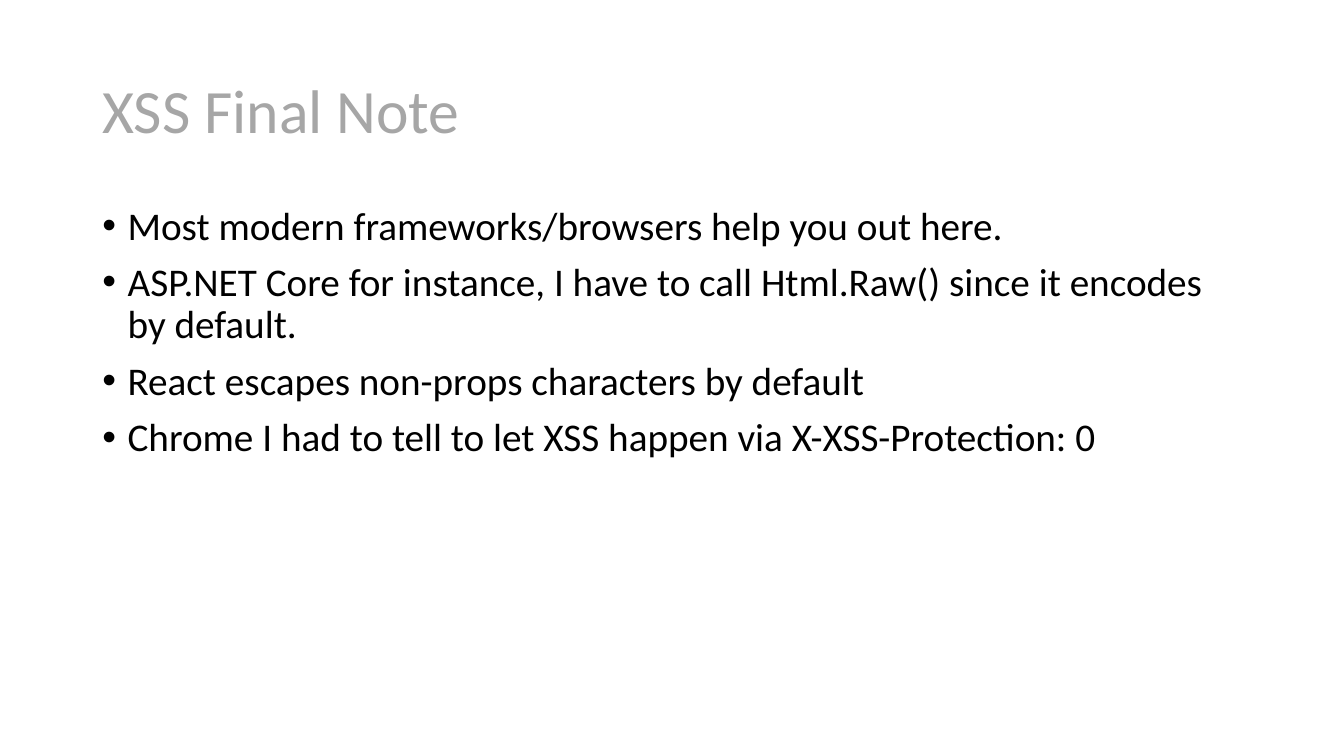
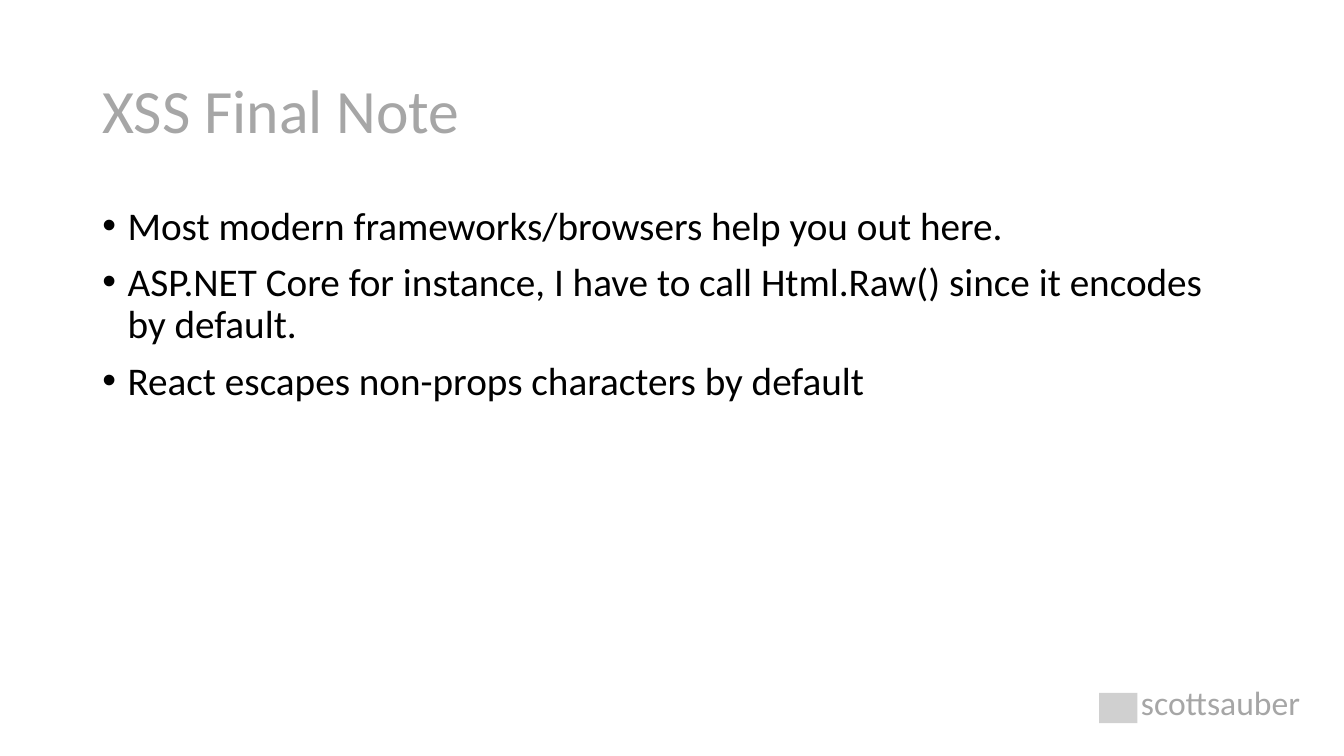
Before and after one commit to nirzaf/DotNetWorkShopTalk, a slide deck: slide 29 of 2021-1-27 - NDC London - Security Headers/Security Headers Explained.pptx. Drawn at 1344x756 pixels with LibreOffice and Linux fonts; fonts in the diff are those of the drawing; grey boxes stand for pictures. Boxes give left, top, right and bottom in pixels: in the first picture for what was removed or moved away, otherwise in the second. Text is boxed around its words. In the diff, an @@ line names an element or a change of style, - is before the commit and + after.

```diff
--- a/2021-1-27 - NDC London - Security Headers/Security Headers Explained.pptx
+++ b/2021-1-27 - NDC London - Security Headers/Security Headers Explained.pptx
@@ text at [128, 423, 1095, 458]: paragraph removed @@
-• Chrome I had to tell to let XSS happen via X-XSS-Protection: 0
@@ picture added at [1099, 693, 1137, 723] @@
@@ text added at [1141, 692, 1300, 715], 24 pt, text #A6A6A6 @@
+scottsauber
```
Also in this commit, not shown: 46 other slides changed, 18 slides added, 14 slides removed, 2 other files.
